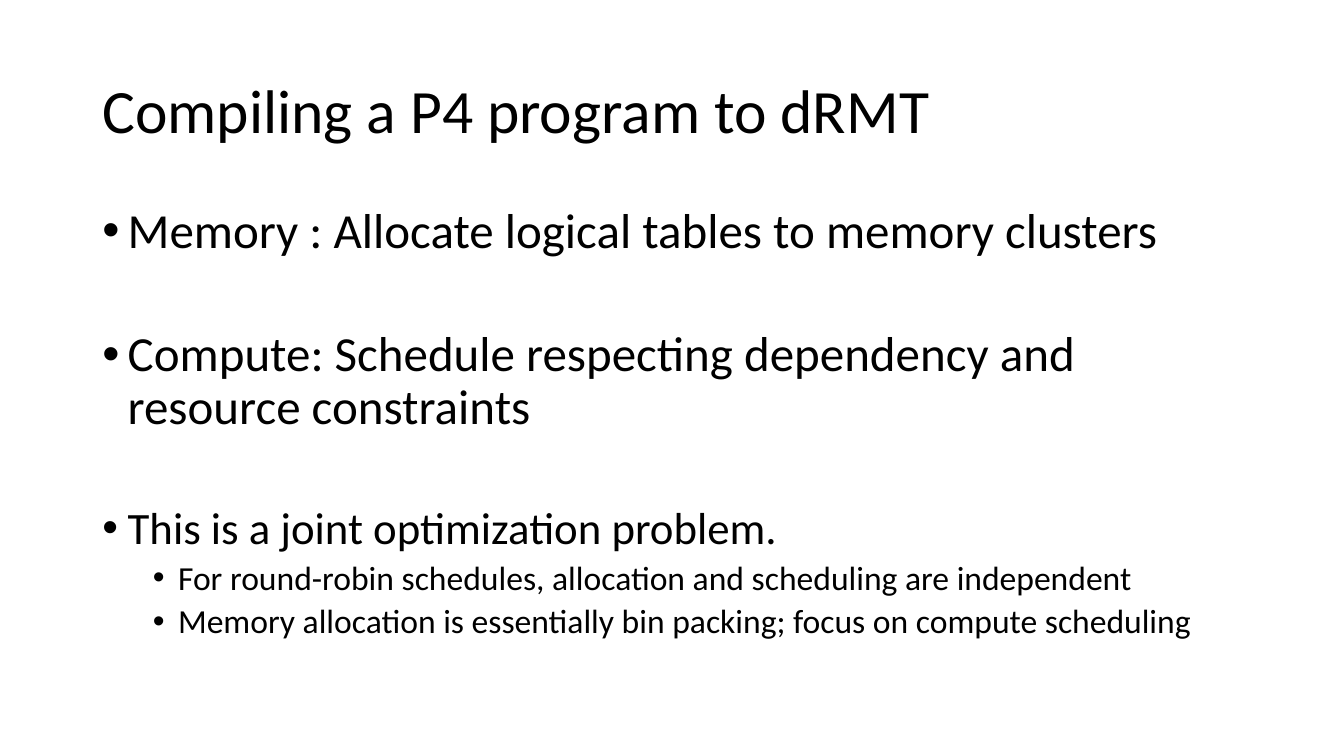
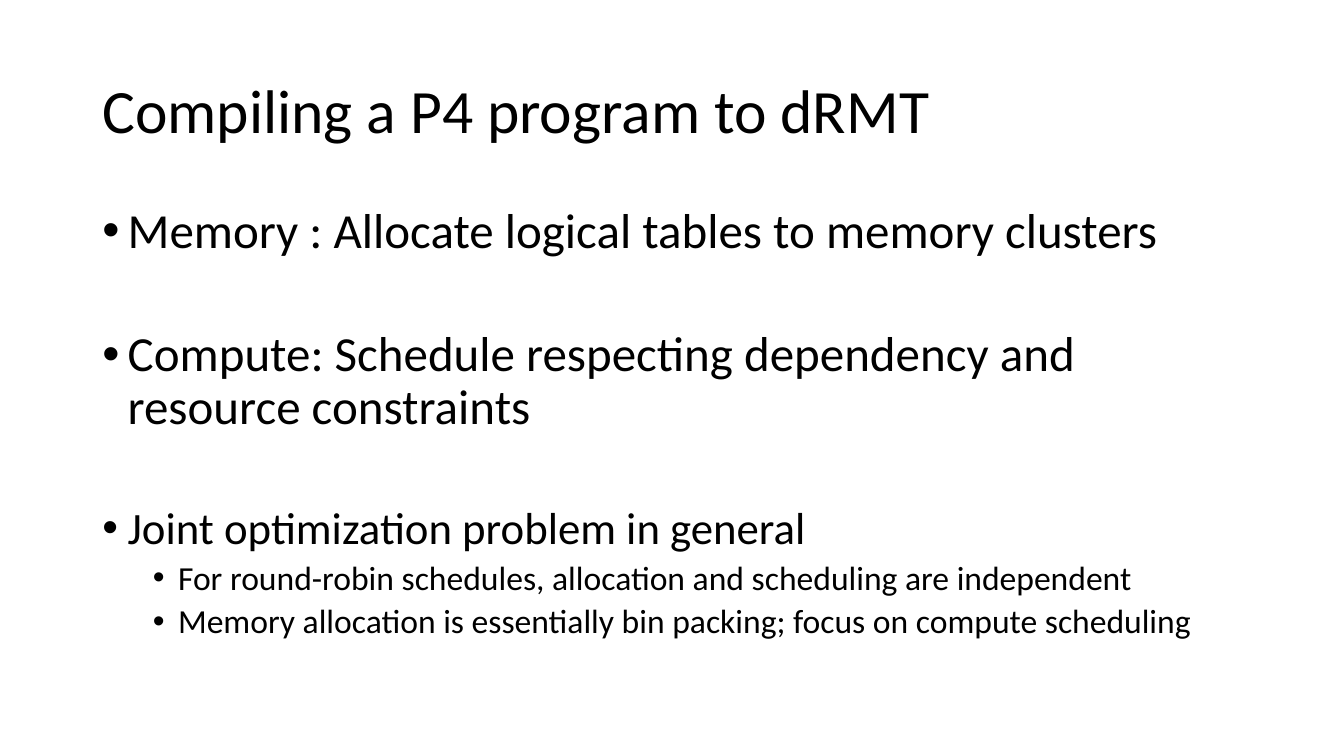
Before and after one commit to anirudhSK/drmt_talk, a slide deck: slide 15 of drmt.pptx. Drawn at 1344x756 pixels with LibreOffice and Linux fonts; fonts in the diff are those of the drawing. Boxes give left, top, right and bottom in pixels: in the first picture for what was removed or moved away, otherwise in the second. Text is boxed around its words. In the diff, an @@ line names an element or a change of style, - is before the commit and + after.

Commit message:
Just say programmable NIC; animate compiling to dRMT slide

```diff
--- a/drmt.pptx
+++ b/drmt.pptx
@@ text at box(128, 513, 805, 552): text changed @@
-• This is a joint optimization problem.
+• Joint optimization problem in general
```
Also in this commit, not shown: 1 other slide changed.
